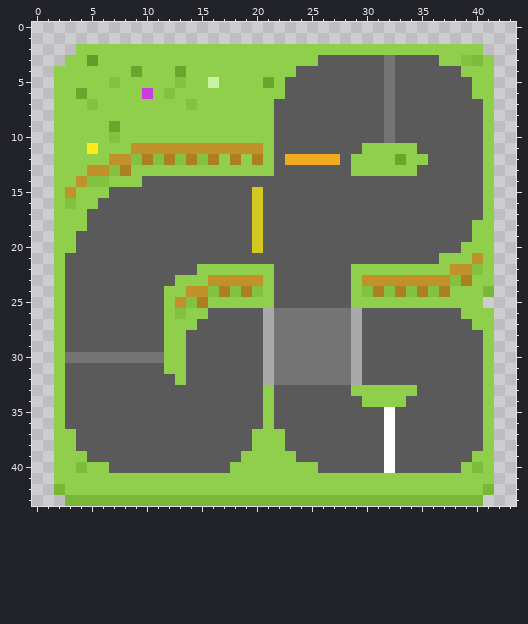
Two versions of one pixel-art sprite, public/tracks/ampersand.png. Above, as it was before the edit.
The file is 44x44 pixels. Colours within 5 levels of each other are drawn and written as one.
The result:
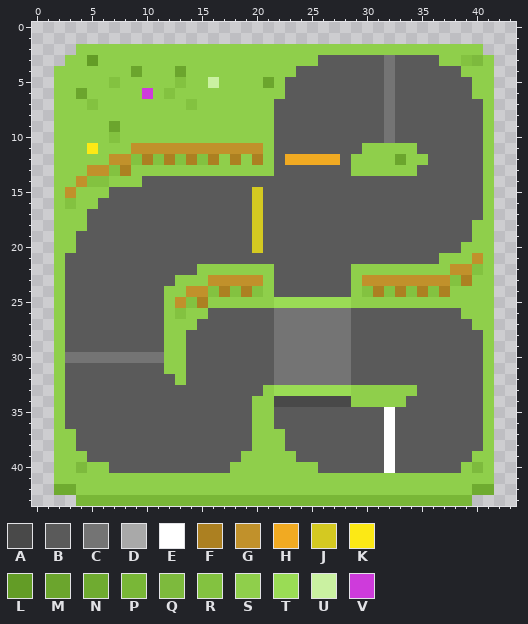
Palette (. is transparent): A #494949  B #5a5a5a  C #747474  D #a9a9a9  E #ffffff  F #ac8021  G #c1912b  H #f1aa22  J #d4c921  K #fce915  L #639c26  M #6ba52d  N #6fab30  P #79b737  Q #7dba3d  R #83c240  S #8fcf4b  T #9adc55  U #caf1a1  V #ce3bdb
Changes in this commit:
{"y":24,"x":41,"old":"P","new":"S"}
{"y":25,"x":22,"old":"BBBBBBB","new":"TTTTTTT"}
{"y":25,"x":41,"old":".","new":"S"}
{"y":26,"x":21,"old":"D","new":"B"}
{"y":26,"x":29,"old":"D","new":"B"}
{"y":27,"x":21,"old":"D","new":"B"}
{"y":27,"x":29,"old":"D","new":"B"}
{"y":28,"x":21,"old":"D","new":"B"}
{"y":28,"x":29,"old":"D","new":"B"}
{"y":29,"x":21,"old":"D","new":"B"}
{"y":29,"x":29,"old":"D","new":"B"}
{"y":30,"x":21,"old":"D","new":"B"}
{"y":30,"x":29,"old":"D","new":"B"}
{"y":31,"x":21,"old":"D","new":"B"}
{"y":31,"x":29,"old":"D","new":"B"}
{"y":32,"x":21,"old":"D","new":"B"}
{"y":32,"x":29,"old":"D","new":"B"}
{"y":33,"x":22,"old":"BBBBBBB","new":"TTTTTTT"}
{"y":34,"x":20,"old":"B","new":"S"}
{"y":34,"x":22,"old":"BBBBBBBB","new":"AAAAAAAS"}
{"y":35,"x":20,"old":"B","new":"S"}
{"y":36,"x":20,"old":"B","new":"S"}
{"y":42,"x":2,"old":"PS","new":"NN"}
{"y":42,"x":40,"old":"SP","new":"NN"}
{"y":43,"x":3,"old":"P","new":"."}
{"y":43,"x":40,"old":"P","new":"."}
